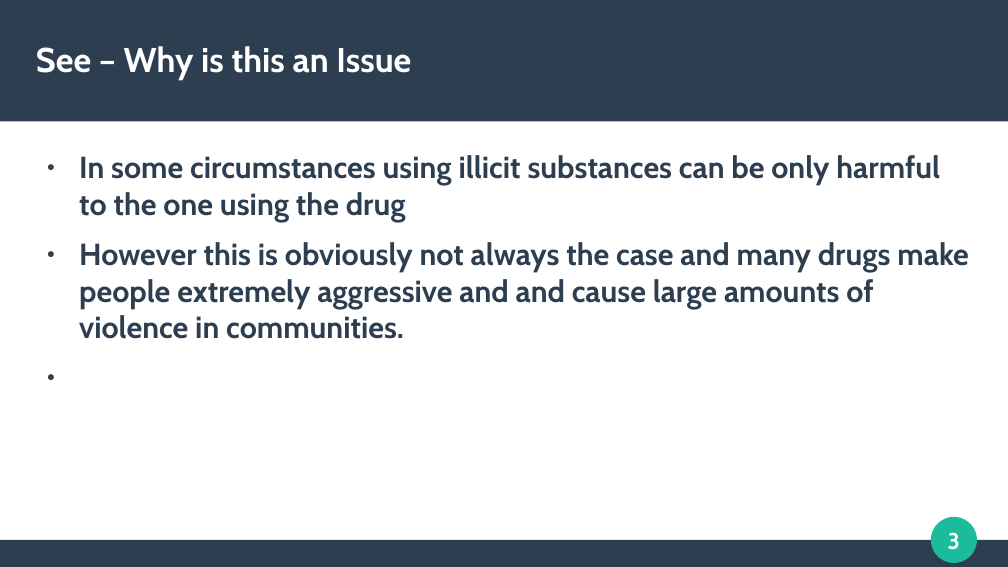
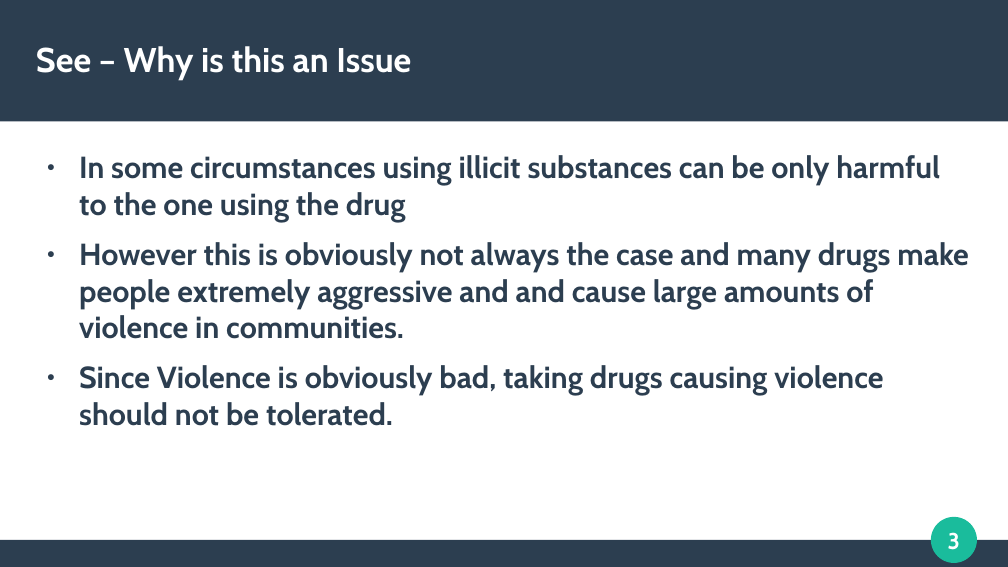
Before and after one commit to CrypticEntity/schoolwork9-10, a slide deck: slide 3 of Religion/t4 assesment.odp. Drawn at 1008x567 pixels with LibreOffice and Linux fonts; fonts in the diff are those of the drawing. Boxes give left, top, right and bottom in pixels: in the first picture for what was removed or moved away, otherwise in the second. Text is boxed around its words. In the diff, an @@ line names an element or a change of style, - is before the commit and + after.

```diff
--- a/Religion/t4 assesment.odp
+++ b/Religion/t4 assesment.odp
@@ text at box(79, 365, 883, 426): paragraph added @@
+● Since Violence is obviously bad, taking drugs causing violence should not be tolerated.
```
Also in this commit, not shown: 1 other slide changed, 3 slides added, 5 other files.
